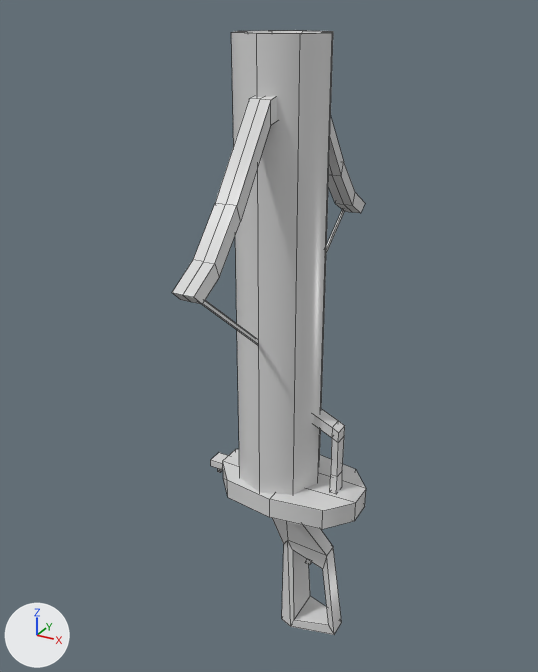
The FBX model zdsp/zdspclient/Assets/Models/Characters/Pc_animation/male_xbow/male_xbow@xbow_nmstandby.fbx, before and after one commit.
Camera for both pictures: a camera (50 mm lens) standing at (0.968, -1.912, 1.616) and looking at (-0.091, 0.014, 0.653). The lights are fixed; the arrows at lower left show +X, +Y and +Z. Mesh edges are drawn as thin lines. Where no turn or scale is listed for an object, it has been applied to the vertices.

Objects in the first picture: 'heavy_crossbow_02'.
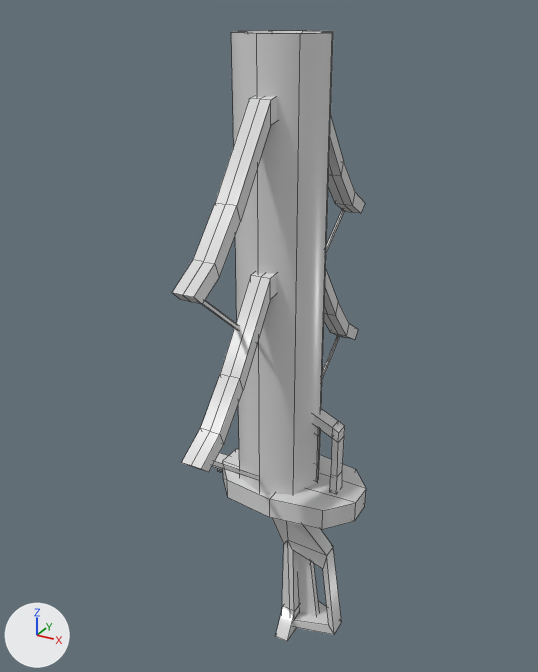
Patch to the scene script:
```diff
--- a/zdsp/zdspclient/Assets/Models/Characters/Pc_animation/male_xbow/male_xbow@xbow_nmstandby.fbx.py
+++ b/zdsp/zdspclient/Assets/Models/Characters/Pc_animation/male_xbow/male_xbow@xbow_nmstandby.fbx.py
@@ me_mesh_1 @@
+me_mesh_1.from_pydata(...)  # 180 vertices, 180 faces; spans x -0.09..0.12, y -0.54..0.54, z -0.46..1.08
+me_mesh_1.materials.append(mat_weapon1)  # light grey #dadada
@@ ob_heavy_crossbow @@
+ob_heavy_crossbow = bpy.data.objects.new('heavy_crossbow', me_mesh_1)
+ob_heavy_crossbow.location = (0.0, 0.0, 0.0)
```

Where the change shows, as pixel boxes [x1, y1, x2, y2] in the pictures (538 x 672 px):
'heavy_crossbow', added: after [182, 271, 358, 641]
